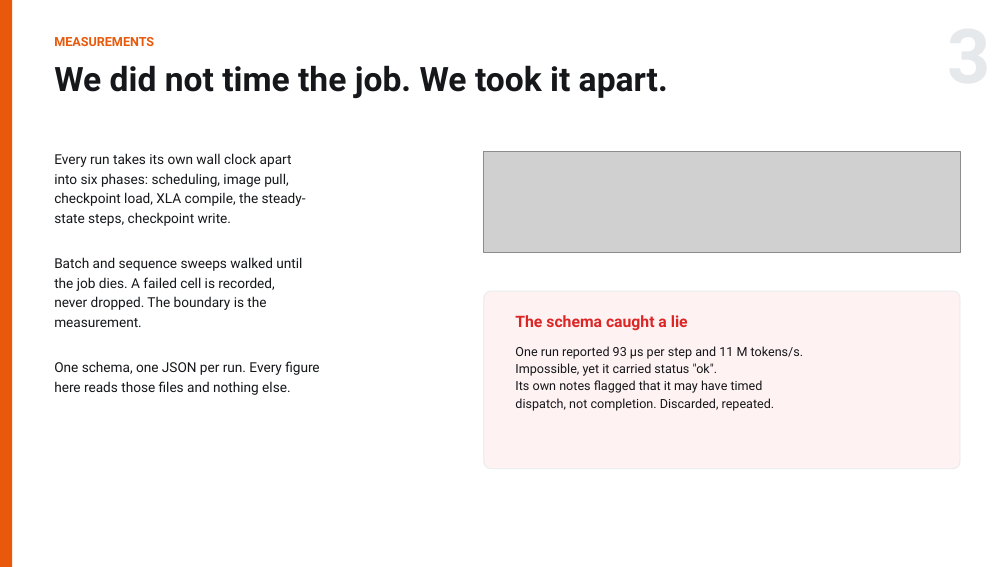
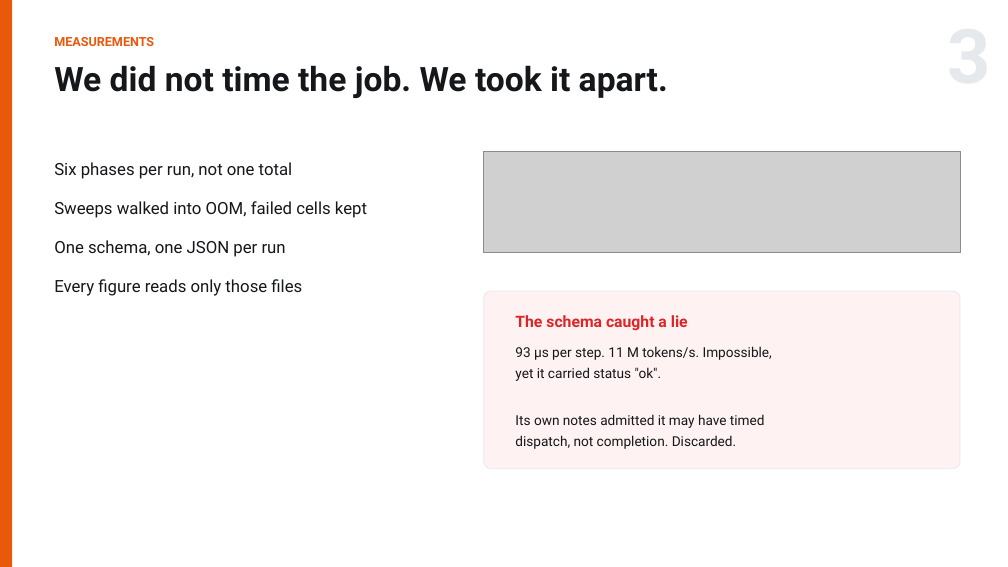
Before and after one commit to RN0L/qwen3-icd10-scaling, a slide deck: slide 3 of slides/ME344_Final_Arnold_Hambuch.pptx. Drawn at 1008x567 pixels with LibreOffice and Linux fonts; fonts in the diff are those of the drawing; grey boxes stand for pictures. Boxes give left, top, right and bottom in pixels: in the first picture for what was removed or moved away, otherwise in the second. Text is boxed around its words. In the diff, an @@ line names an element or a change of style, - is before the commit and + after.

```diff
--- a/slides/ME344_Final_Arnold_Hambuch.pptx
+++ b/slides/ME344_Final_Arnold_Hambuch.pptx
@@ text at [54, 162, 367, 296]: text changed; size 13 to 16 pt @@
-Every run takes its own wall clock apart
-into six phases: scheduling, image pull,
-checkpoint load, XLA compile, the steady-
-state steps, checkpoint write.
-Batch and sequence sweeps walked until
-the job dies. A failed cell is recorded,
-never dropped. The boundary is the
-measurement.
-One schema, one JSON per run. Every figure
-here reads those files and nothing else.
+Six phases per run, not one total
+Sweeps walked into OOM, failed cells kept
+One schema, one JSON per run
+Every figure reads only those files
@@ text at [515, 346, 772, 449]: text changed; size 12 to 13 pt @@
-One run reported 93 µs per step and 11 M tokens/s.
-Impossible, yet it carried status "ok".
-Its own notes flagged that it may have timed
-dispatch, not completion. Discarded, repeated.
+93 µs per step. 11 M tokens/s. Impossible,
+yet it carried status "ok".
+Its own notes admitted it may have timed
+dispatch, not completion. Discarded.
```
Also in this commit, not shown: 3 other slides changed, 1 slide added, 1 slide removed, 6 other files.
